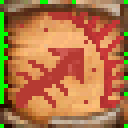
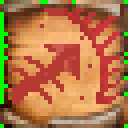
Layer changes from the first w=128, h=128 image to the second:
renamed "majormissilev2.png" to "majormissilev2 - Copy.png", painted on it over left=12, top=8, right=124, bottom=108
